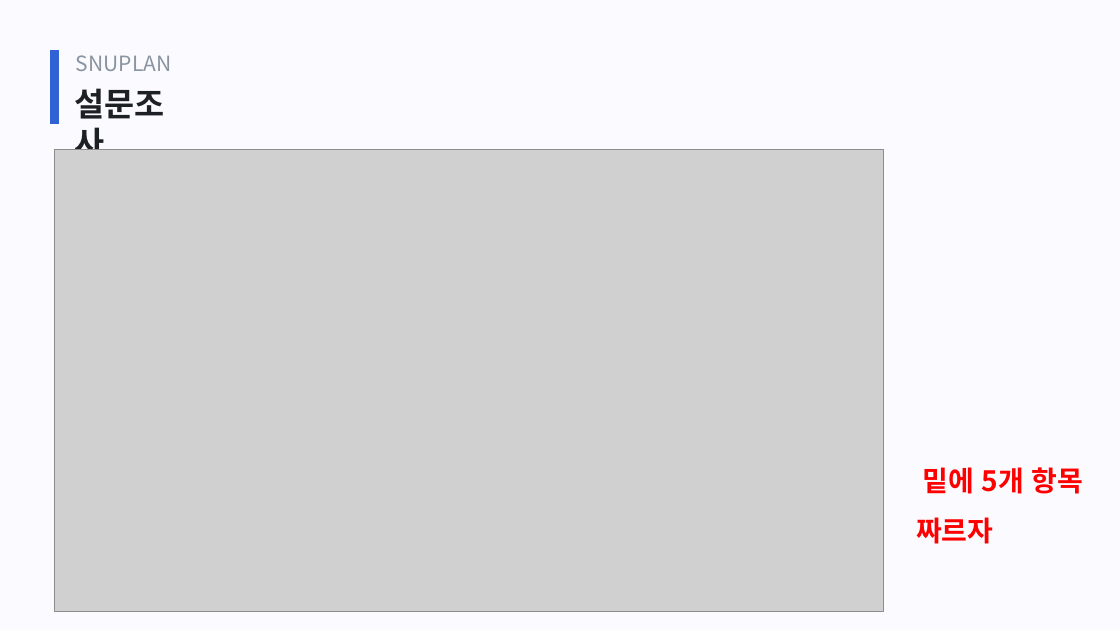
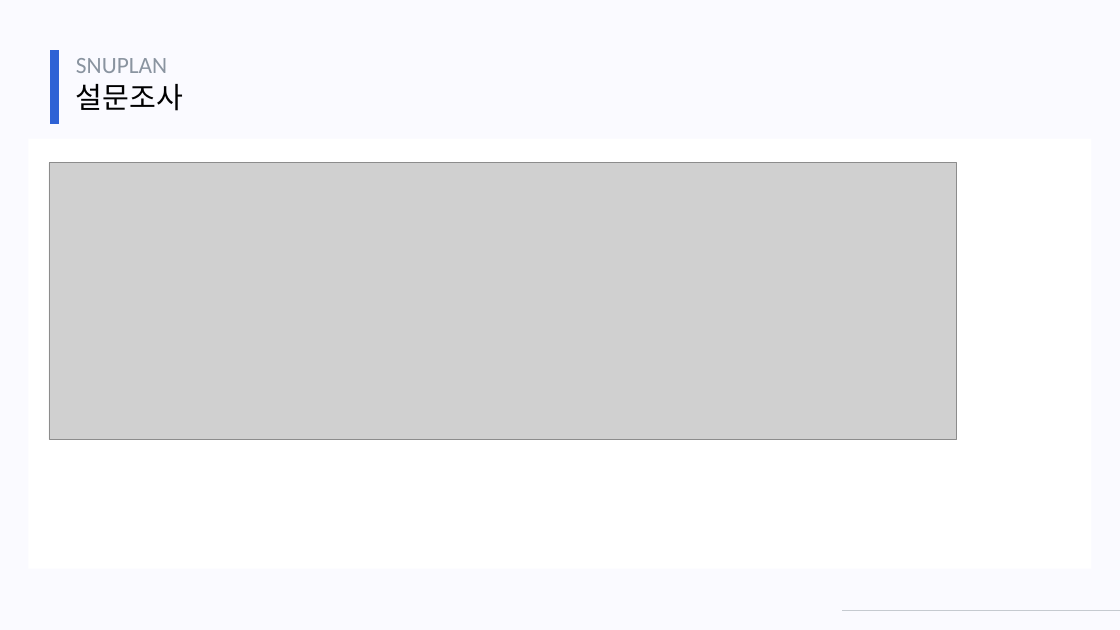
Before and after one commit to webprogrammingteam7/Static, a slide deck: slide 5 of SNUPLAN_staticpage.pptx. Drawn at 1120x630 pixels with LibreOffice and Linux fonts; fonts in the diff are those of the drawing; grey boxes stand for pictures. Boxes give left, top, right and bottom in pixels: in the first picture for what was removed or moved away, otherwise in the second. Text is boxed around its words. In the diff, an @@ line names an element or a change of style, - is before the commit and + after.

```diff
--- a/SNUPLAN_staticpage.pptx
+++ b/SNUPLAN_staticpage.pptx
@@ text "SNUPLAN" at (76, 58, 167, 73): size 18 to 20 pt, font Noto Sans CJK KR to Calibri @@
@@ text "설문조사" at (76, 84, 183, 111): size 28 to 25 pt, text colour #1D2024 to #000000, bold off @@
@@ rectangle added at (29, 139, 1091, 569), fill #FFFFFF @@
@@ picture: place and size @@
-picture at (55, 150, 884, 612)
+picture at (49, 163, 957, 439)
@@ rectangle added at (55, 394, 884, 511), fill #FFFFFF @@
@@ text removed at (916, 467, 1084, 544) @@
-밑에 5개 항목 짜르자
@@ line added from (843, 611) to (1120, 611), #C5CAD0 1.5 pt @@
```
Also in this commit, not shown: 12 other slides changed, 1 other file.
